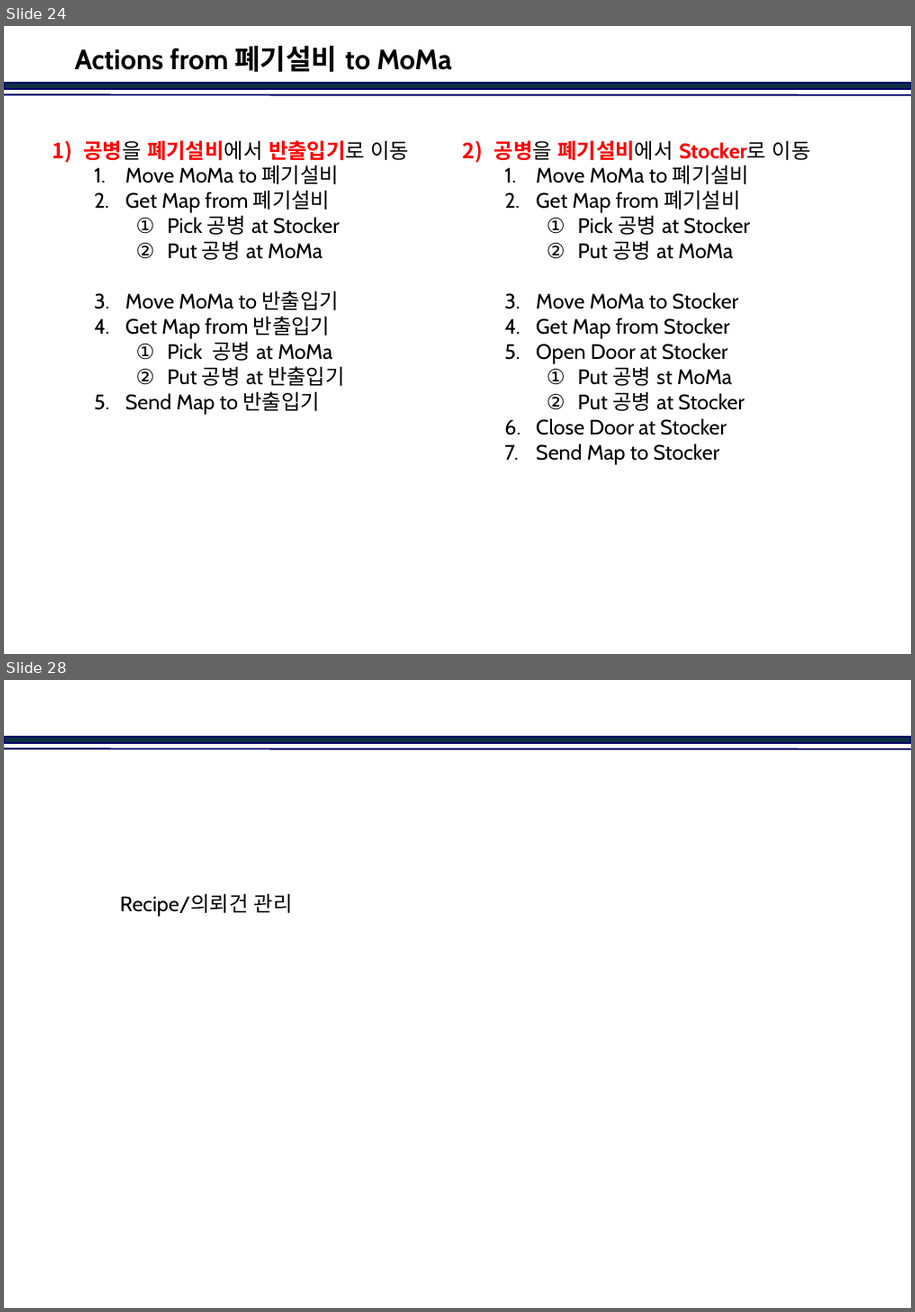
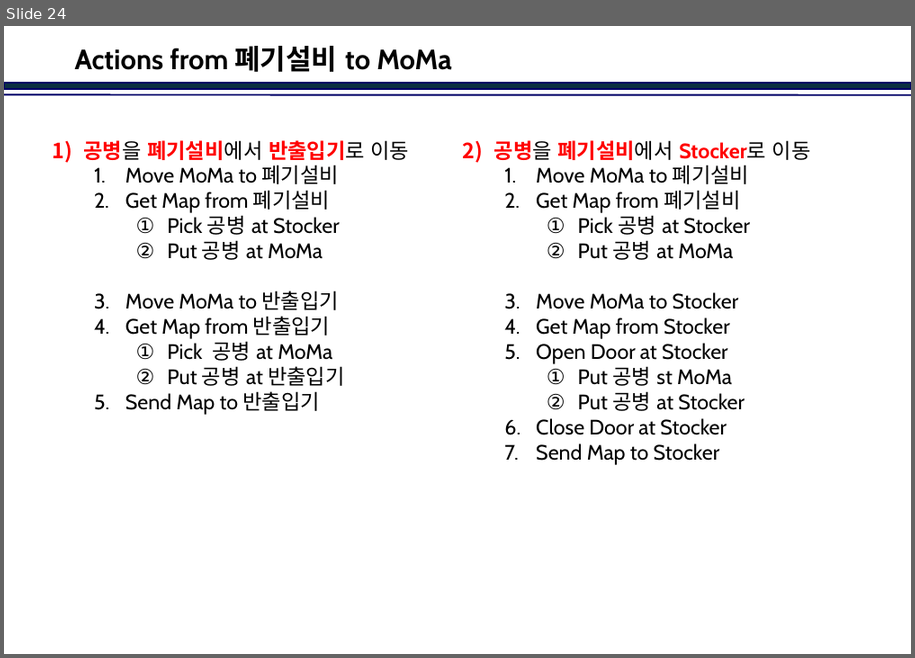
Before and after one commit to jinkabpark/SamickThk_Analysis, a slide deck: 허종원/Travel Scenario.pptx. Shown one above the other, each under a label of ours: slides 24 and 28 before the commit, slide 24 after it; the slides between them are not shown. The pictures are 915x1312 and 915x658 pixels, drawn with LibreOffice and Linux fonts; fonts in the diff are those of the drawing; background and template pictures are left out. Boxes give left, top, right and bottom in pixels: in the first picture for what was removed or moved away, otherwise in the second. Text is boxed around its words. In the diff, an @@ line names an element or a change of style, - is before the commit and + after.

```diff
--- a/허종원/Travel Scenario.pptx
+++ b/허종원/Travel Scenario.pptx
@@ slide 28 removed at (4,680,911,1308), background #FFFFFF; not listed: 2 template elements that a slide beside it also shows @@
@@ text removed at (120,893,293,917) @@
-Recipe/의뢰건 관리
```
Also in this commit, not shown: 2 slides changed, 1 slide added, 2 other slides removed.
